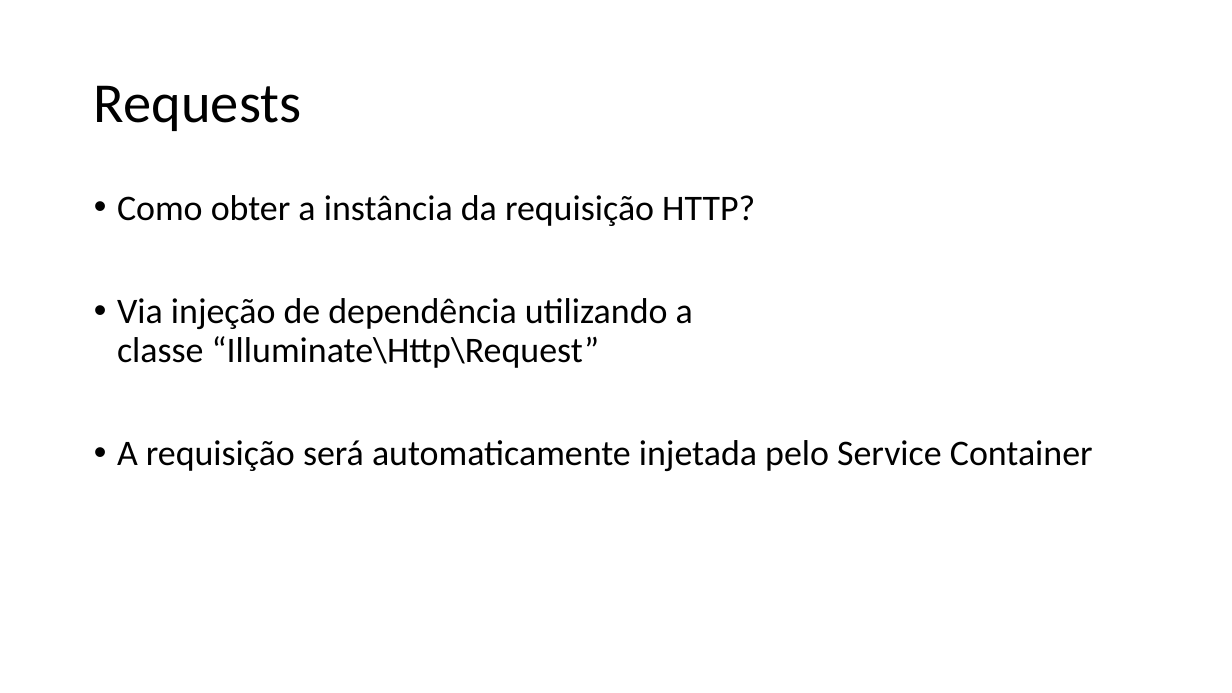
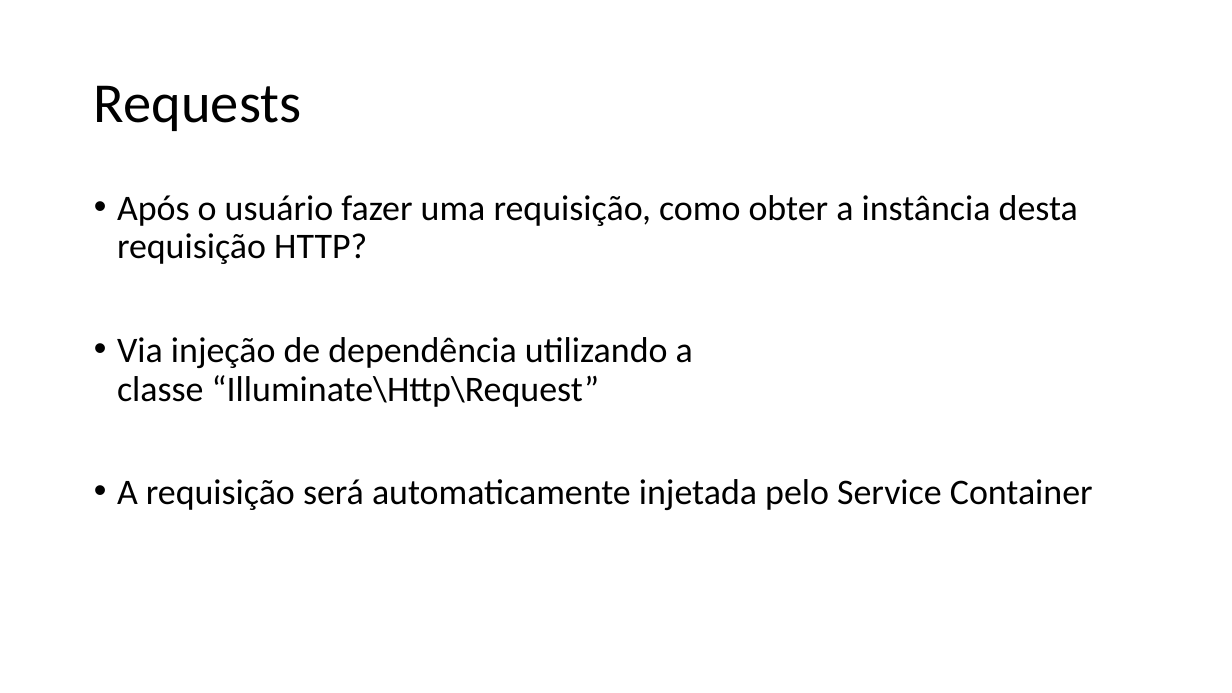
Before and after one commit to renanpupin/fct-blog, a slide deck: slide 50 of Introdução a APIs RESTful com PHP Laravel 5.pptx (slide 52 before the commit). Drawn at 1232x693 pixels with LibreOffice and Linux fonts; fonts in the diff are those of the drawing. Boxes give left, top, right and bottom in pixels: in the first picture for what was removed or moved away, otherwise in the second. Text is boxed around its words. In the diff, an @@ line names an element or a change of style, - is before the commit and + after.

```diff
--- a/Introdução a APIs RESTful com PHP Laravel 5.pptx
+++ b/Introdução a APIs RESTful com PHP Laravel 5.pptx
@@ text at [117,195,1078,264]: text changed @@
-• Como obter a instância da requisição HTTP?
+• Após o usuário fazer uma requisição, como obter a instância desta requisição HTTP?
```
Also in this commit, not shown: 31 other slides changed, 2 slides removed.
